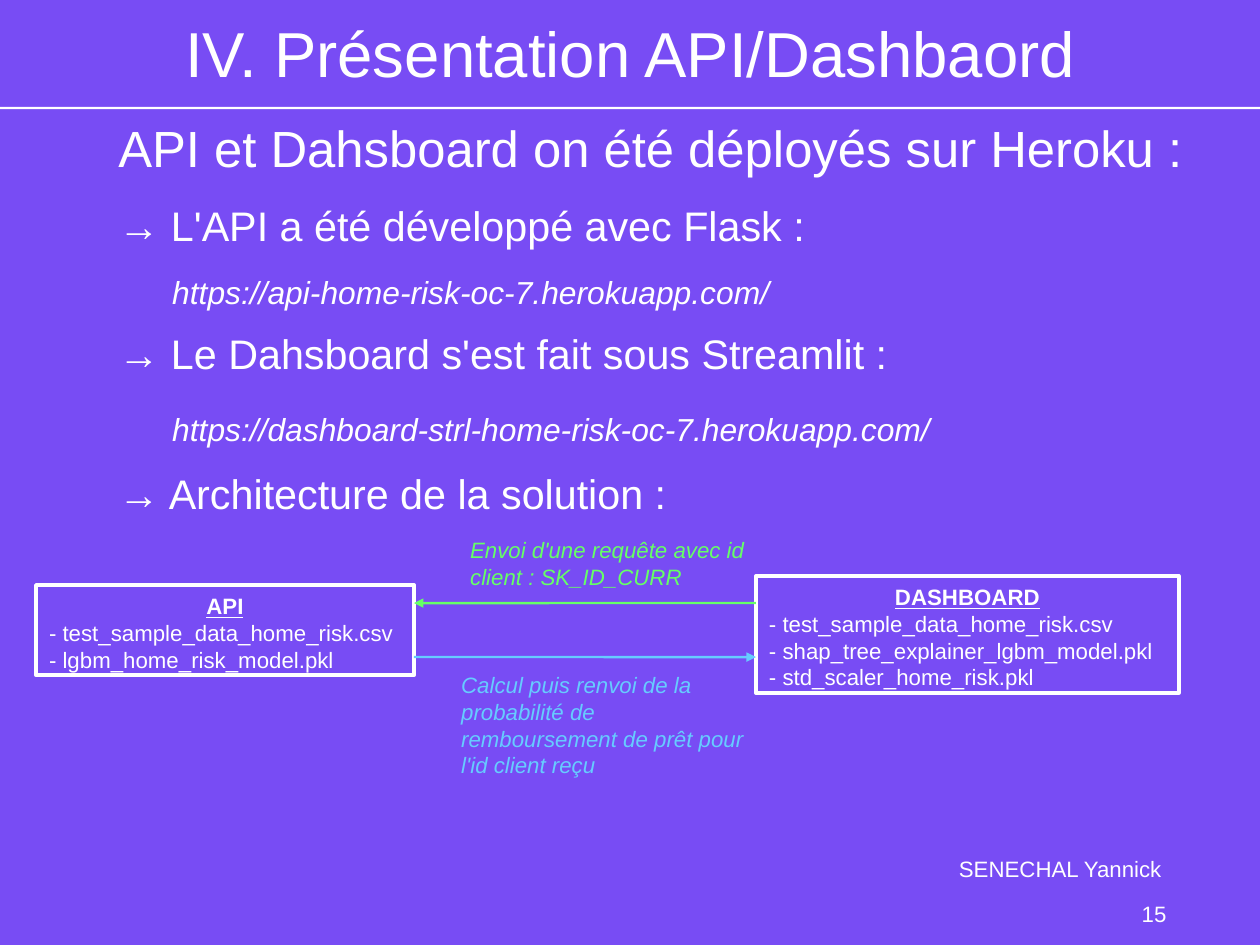
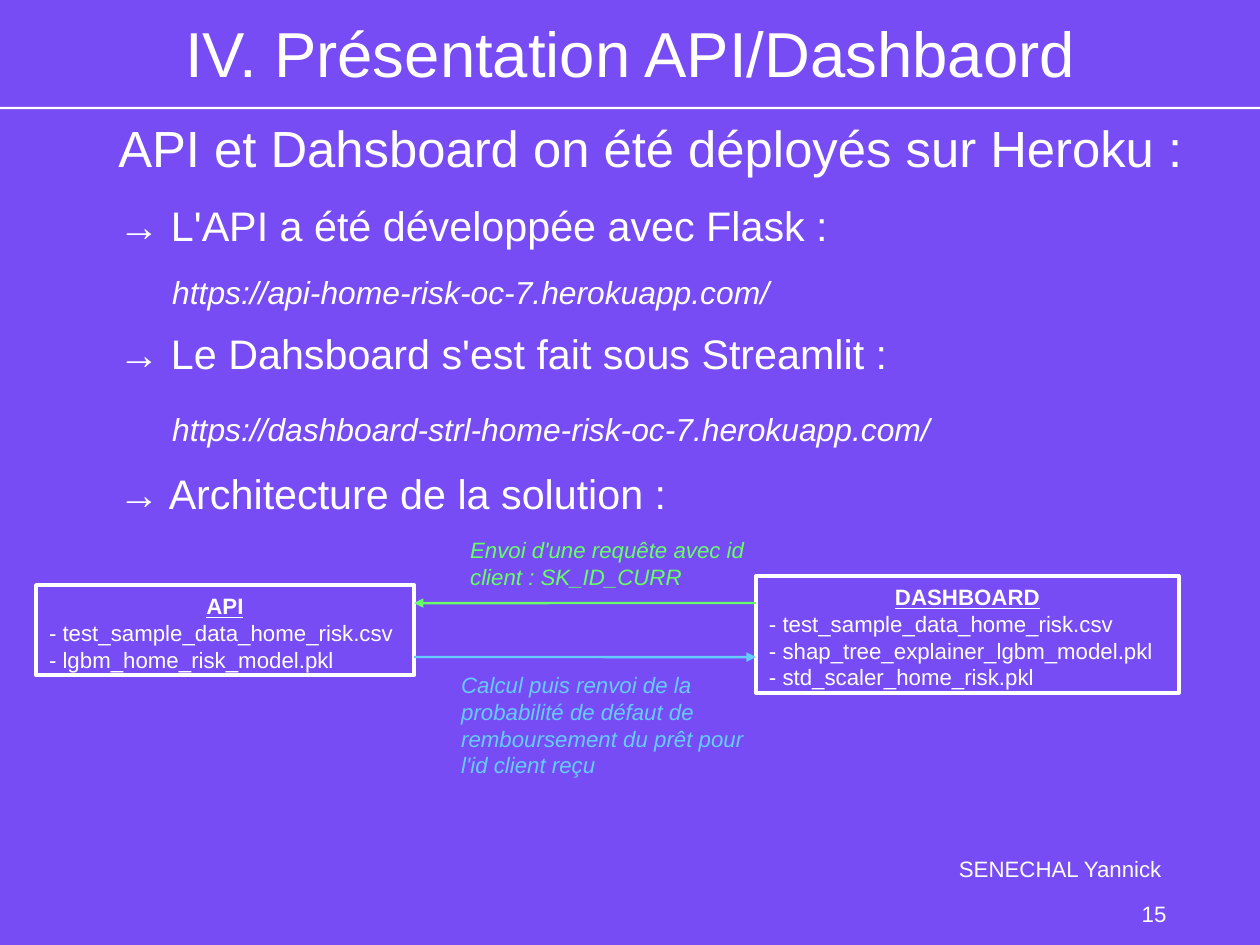
Before and after one commit to YannickSenechal29/OC_DS_Projet_7_SENECHAL_Yannick, a slide deck: slide 15 of P7_03_Support.odp. Drawn at 1260x945 pixels with LibreOffice and Linux fonts; fonts in the diff are those of the drawing; background and template pictures are left out. Boxes give left, top, right and bottom in pixels: in the first picture for what was removed or moved away, otherwise in the second. Text is boxed around its words. In the diff, an @@ line names an element or a change of style, - is before the commit and + after.

```diff
--- a/P7_03_Support.odp
+++ b/P7_03_Support.odp
@@ text at bbox=[171, 210, 805, 249]: text changed @@
-→ L'API a été développé avec Flask :
+→ L'API a été développée avec Flask :
@@ text at bbox=[461, 677, 744, 778]: text changed @@
-Calcul puis renvoi de la probabilité de remboursement de prêt pour l'id client reçu
+Calcul puis renvoi de la probabilité de défaut de remboursement du prêt pour l'id client reçu
```
Also in this commit, not shown: 10 other slides changed, 7 other files.
